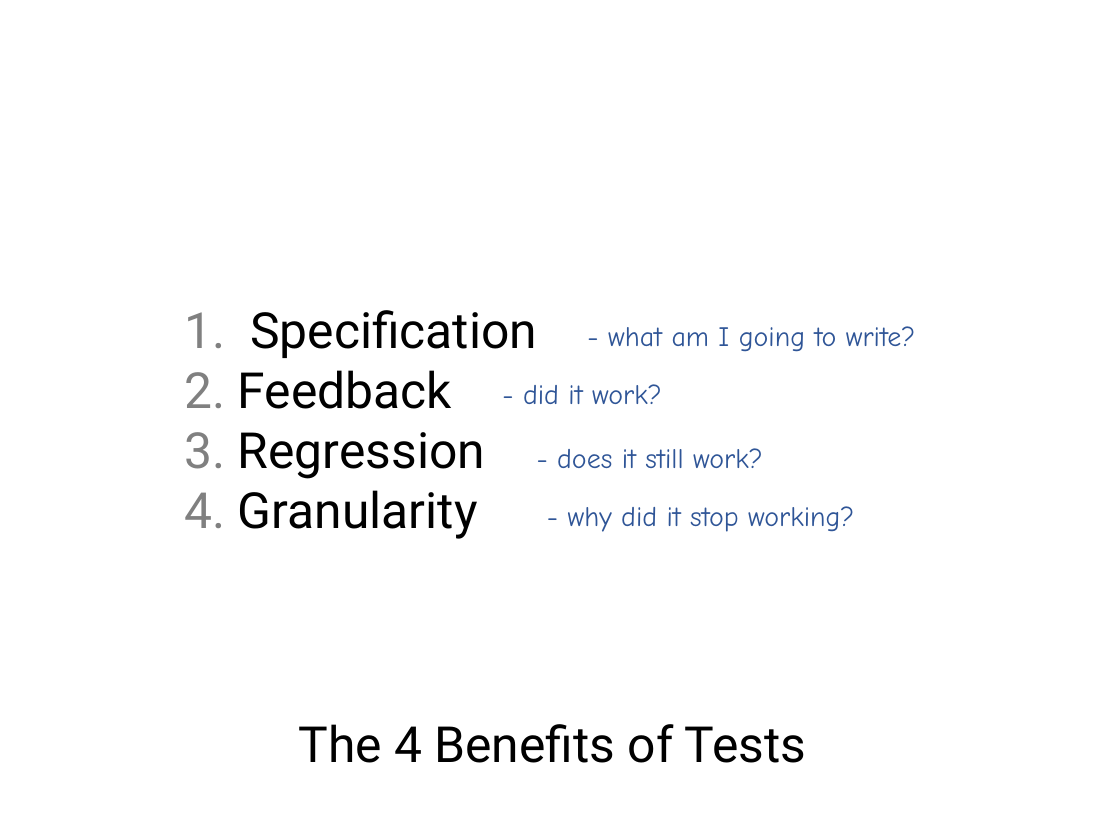
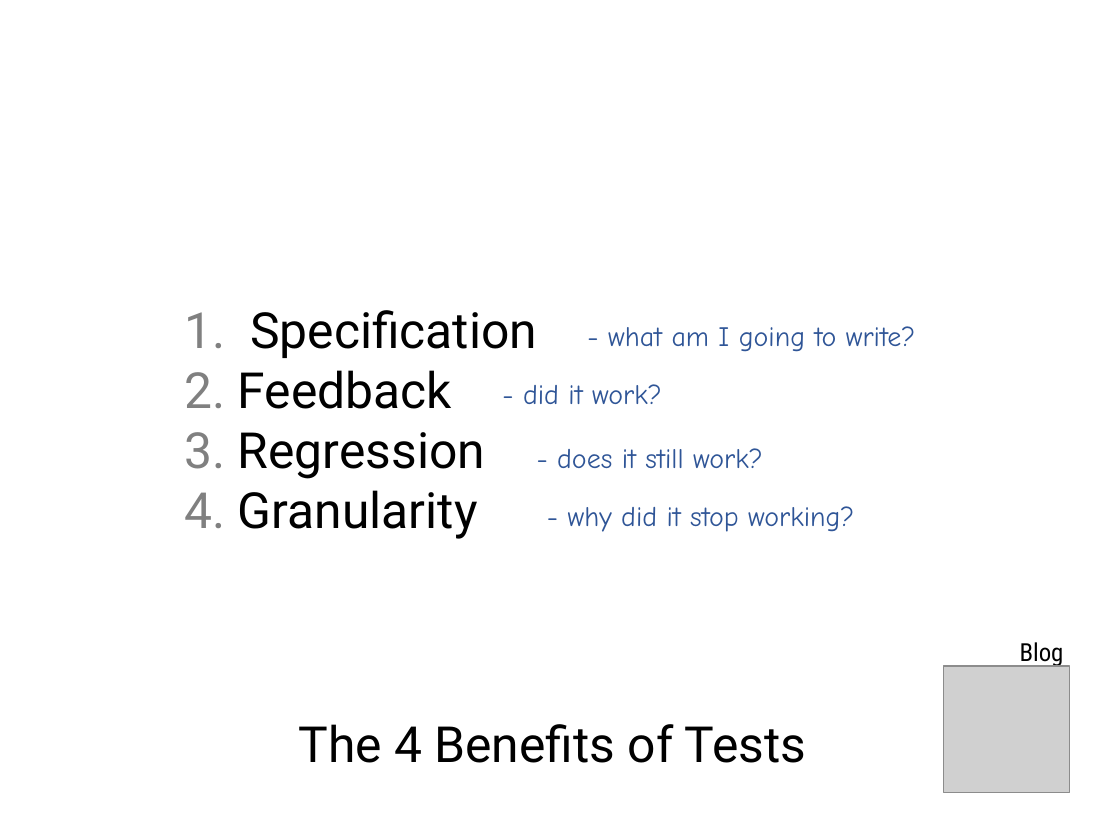
Before and after one commit to LearnWithLlew/Coderetreat.facilitation, a slide deck: slide 16 of Coderetreat - Printouts.pptx. Drawn at 1120x840 pixels with LibreOffice and Linux fonts; fonts in the diff are those of the drawing; grey boxes stand for pictures; background and template pictures are left out. Boxes give left, top, right and bottom in pixels: in the first picture for what was removed or moved away, otherwise in the second. Text is boxed around its words. In the diff, an @@ line names an element or a change of style, - is before the commit and + after.

```diff
--- a/Coderetreat - Printouts.pptx
+++ b/Coderetreat - Printouts.pptx
@@ text added at [1020, 642, 1064, 667], 16 pt, text #000000 @@
+Blog
@@ picture added at [944, 666, 1071, 793] @@
```
Also in this commit, not shown: 11 other slides changed, 1 other file.
